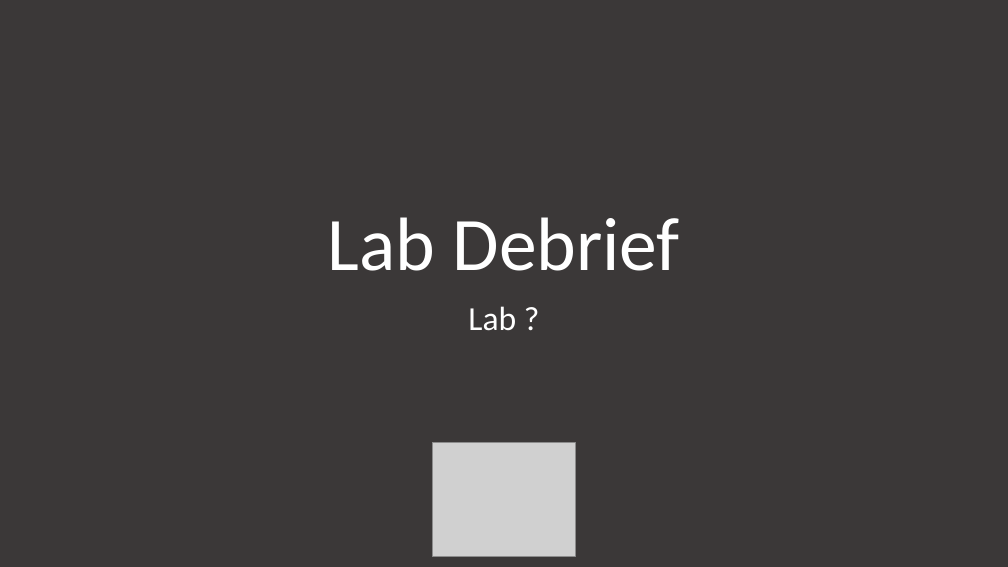
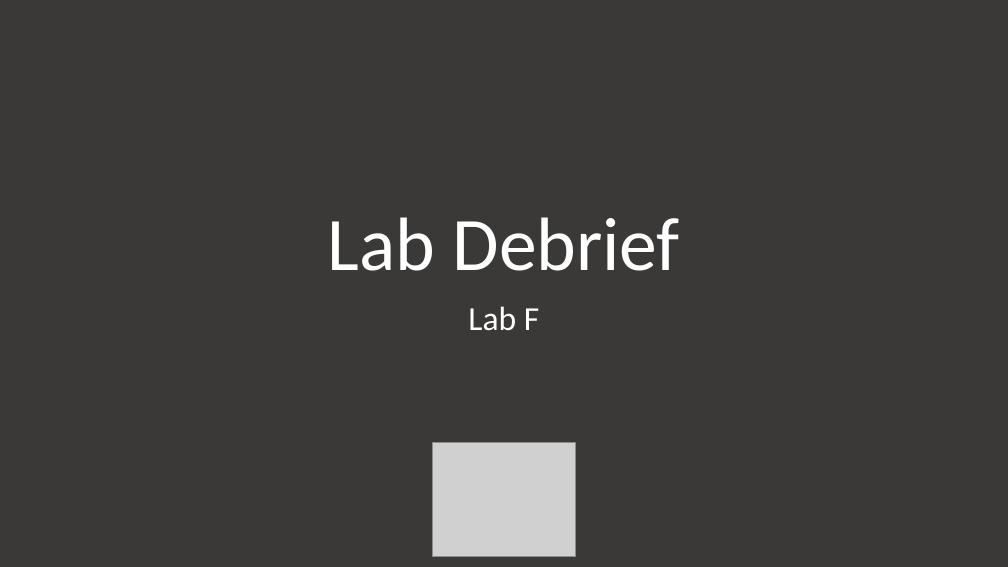
Before and after one commit to orstewar/ist346-content, a slide deck: slide 4 of content/09-services-application-architectures.pptx. Drawn at 1008x567 pixels with LibreOffice and Linux fonts; fonts in the diff are those of the drawing; grey boxes stand for pictures. Boxes give left, top, right and bottom in pixels: in the first picture for what was removed or moved away, otherwise in the second. Text is boxed around its words. In the diff, an @@ line names an element or a change of style, - is before the commit and + after.

```diff
--- a/content/09-services-application-architectures.pptx
+++ b/content/09-services-application-architectures.pptx
@@ subtitle at [468, 306, 539, 331]: text changed @@
-Lab ?
+Lab F
```
Also in this commit, not shown: 4 other slides changed, 4 slides added, 23 slides removed, 2 other files.
